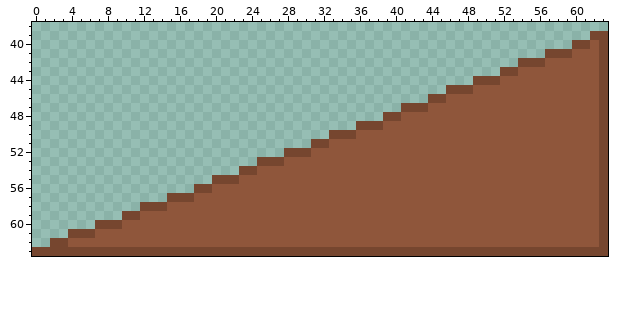
Pixel-art file, stored at Acesprite/Obstacles/Kickers/Low.aseprite. Above is the file before it was changed.
64x64 pixels, 1 frame. Shown: x 0..63, y 38..63.
And afterwards:
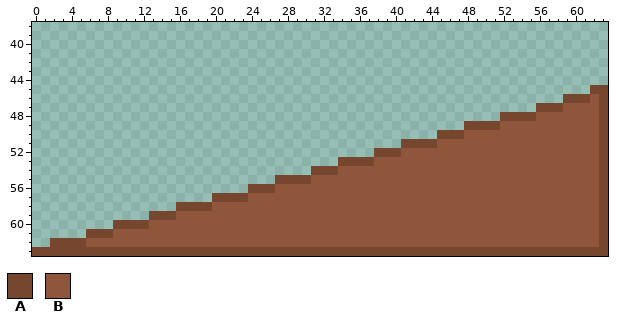
Palette (. is transparent): A #76462f  B #8f563b
Change:
Changed rows in their new state; - is an unchanged pixel.
first column x 4:
39 ----------------------------------------------------------..
40 --------------------------------------------------------....
41 -----------------------------------------------------.......
42 --------------------------------------------------..........
43 ------------------------------------------------............
44 ---------------------------------------------...............
45 ------------------------------------------................A-
46 ----------------------------------------...............AAA--
47 -------------------------------------...............AAA-----
48 -----------------------------------.............AAAA--------
49 --------------------------------............AAAA------------
50 -----------------------------............AAA----------------
51 ---------------------------..........AAAA-------------------
52 ------------------------..........AAA-----------------------
53 ---------------------.........AAAA--------------------------
54 -------------------........AAA------------------------------
55 ----------------.......AAAA---------------------------------
56 --------------......AAA-------------------------------------
57 -----------.....AAAA----------------------------------------
58 --------....AAAA--------------------------------------------
59 ------...AAA------------------------------------------------
60 ---..-AAA---------------------------------------------------
61 ..-AA-------------------------------------------------------
62 AA----------------------------------------------------------
